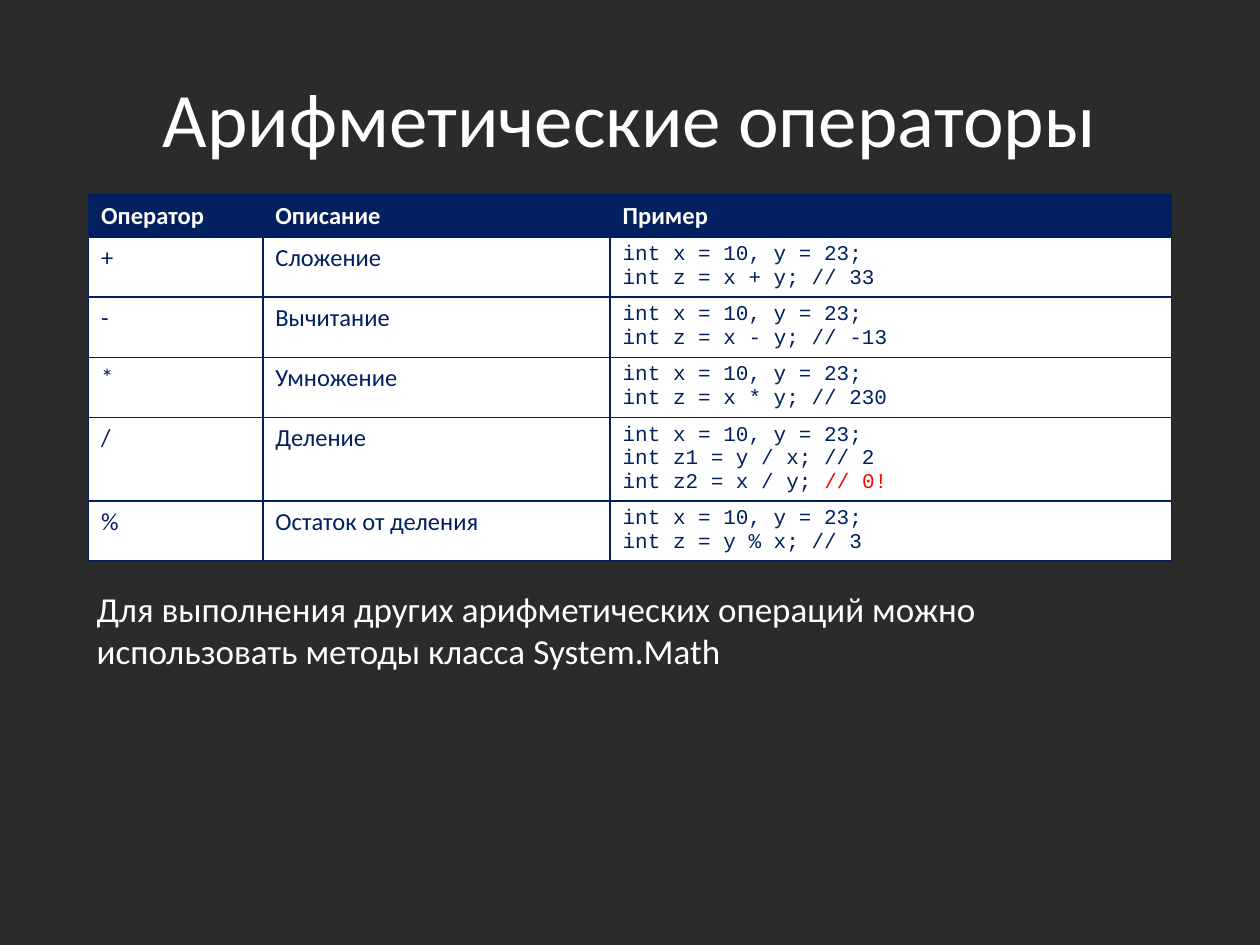
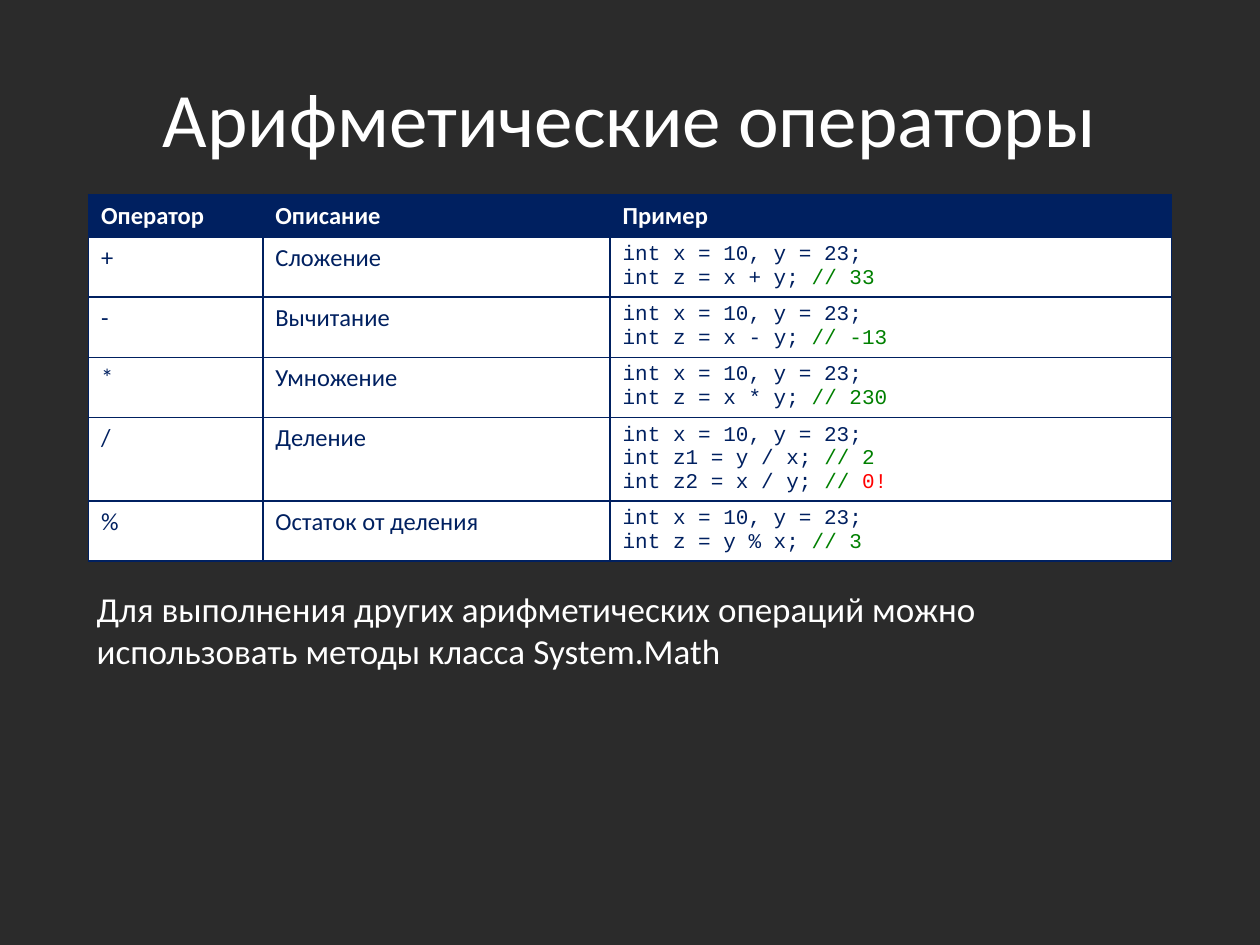
Before and after one commit to bazile/Training, a slide deck: slide 35 of Presentation/lesson-01.pptx (slide 34 before the commit). Drawn at 1260x945 pixels with LibreOffice and Linux fonts; fonts in the diff are those of the drawing; background and template pictures are left out; a plain dark background stands for a picture behind light text. Boxes give left, top, right and bottom in pixels: in the first picture for what was removed or moved away, otherwise in the second. Text is boxed around its words. In the diff, an @@ line names an element or a change of style, - is before the commit and + after.

```diff
--- a/Presentation/lesson-01.pptx
+++ b/Presentation/lesson-01.pptx
@@ table at (88,195,1171,577) @@
@@ text colour #002060 to #008000 in "// 33", "// -13", "// 230", "// 2" and 1 more places @@
@@ text colour #FF0000 to #008000 in "//" @@
```
Also in this commit, not shown: 3 other slides changed, 1 slide added, 4 other files.
